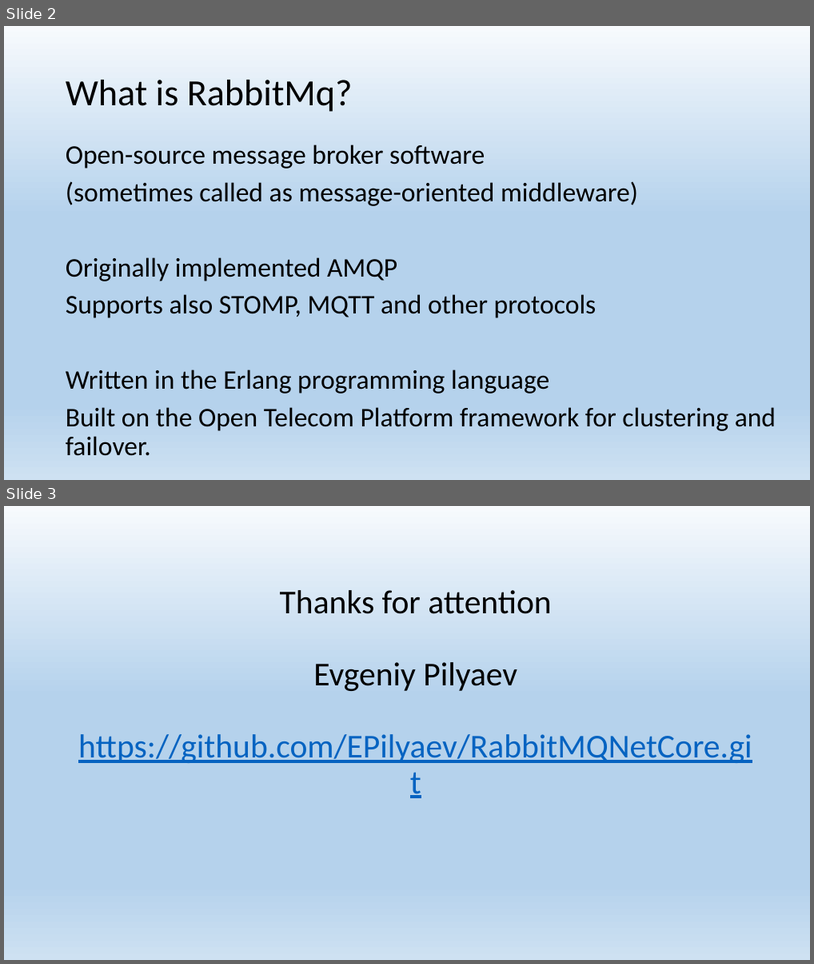
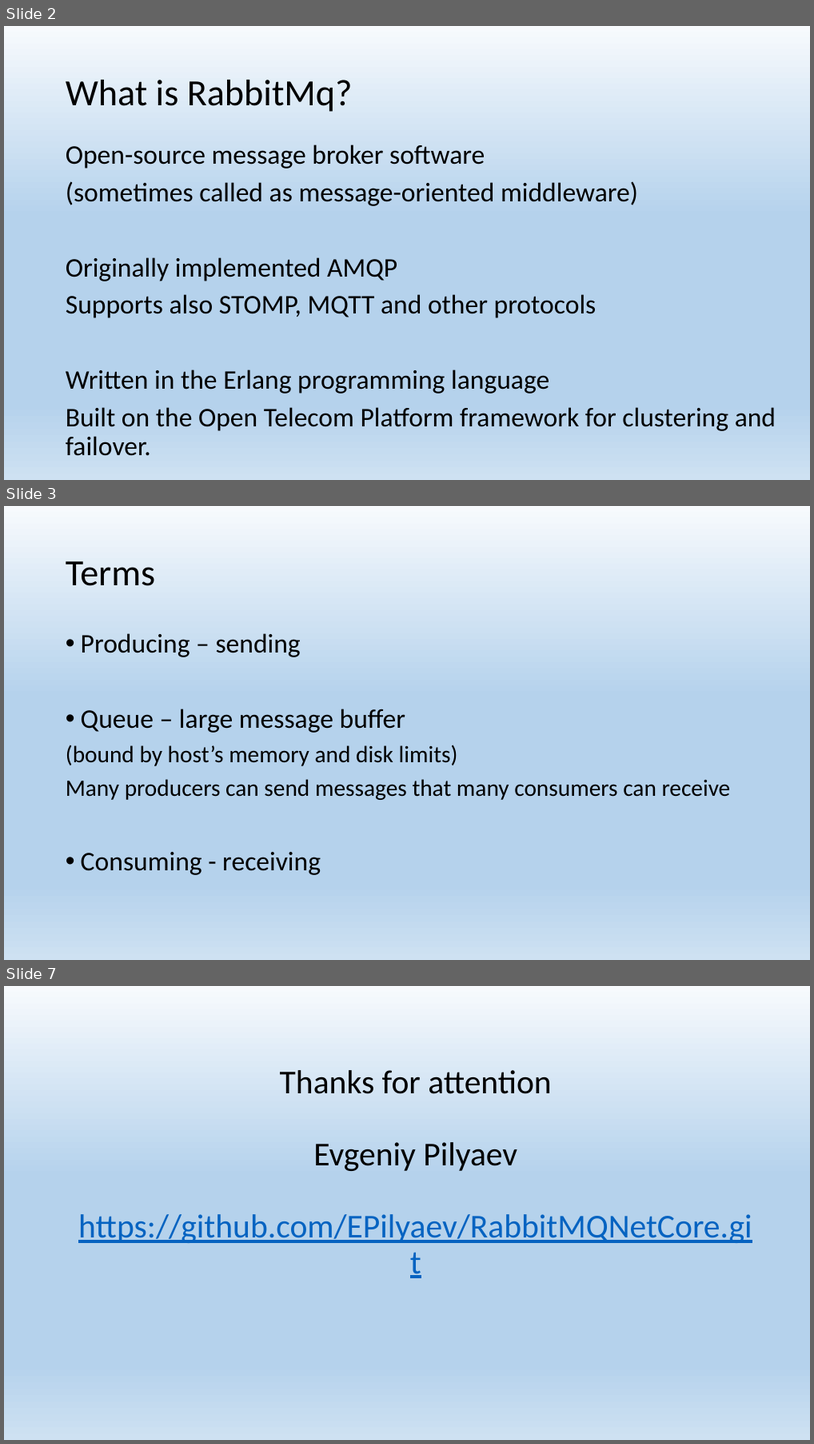
Before and after one commit to EPilyaev/RabbitMQNetCore, a slide deck: RabbitMQNetCore.pptx. Shown one above the other, each under a label of ours: slides 2 and 3 before the commit, slides 2, 3 and 7 after it; the slides between them are not shown. The pictures are 814x964 and 814x1444 pixels, drawn with LibreOffice and Linux fonts; fonts in the diff are those of the drawing. Boxes give left, top, right and bottom in pixels: in the first picture for what was removed or moved away, otherwise in the second. Text is boxed around its words. In the diff, an @@ line names an element or a change of style, - is before the commit and + after.

Commit message:
Add terms slide

```diff
--- a/RabbitMQNetCore.pptx
+++ b/RabbitMQNetCore.pptx
@@ slide 3 added at [4,506,810,960], background gradient #F7FAFD to #B5D2EC to #CEE1F2 @@
@@ title added at [66,561,155,586], 44 pt, text #000000 @@
+Terms
@@ text added at [66,633,731,875], 28 pt, text #000000 @@
+• Producing – sending
+• Queue – large message buffer
+(bound by host’s memory and disk limits)
+Many producers can send messages that many consumers can receive
+• Consuming - receiving
@@ what was slide 3 is now slide 7 @@
```
Also in this commit, not shown: 3 other slides added.
